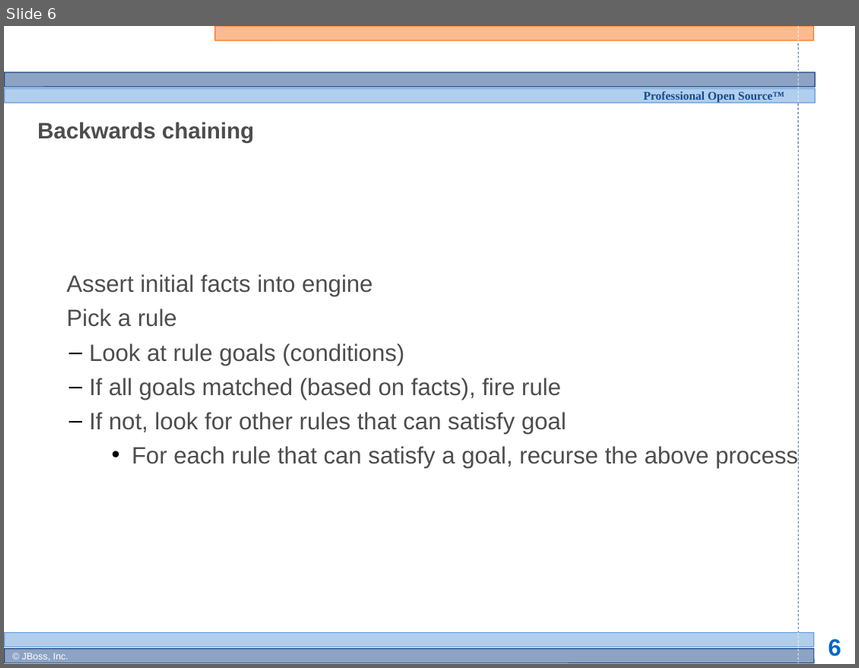
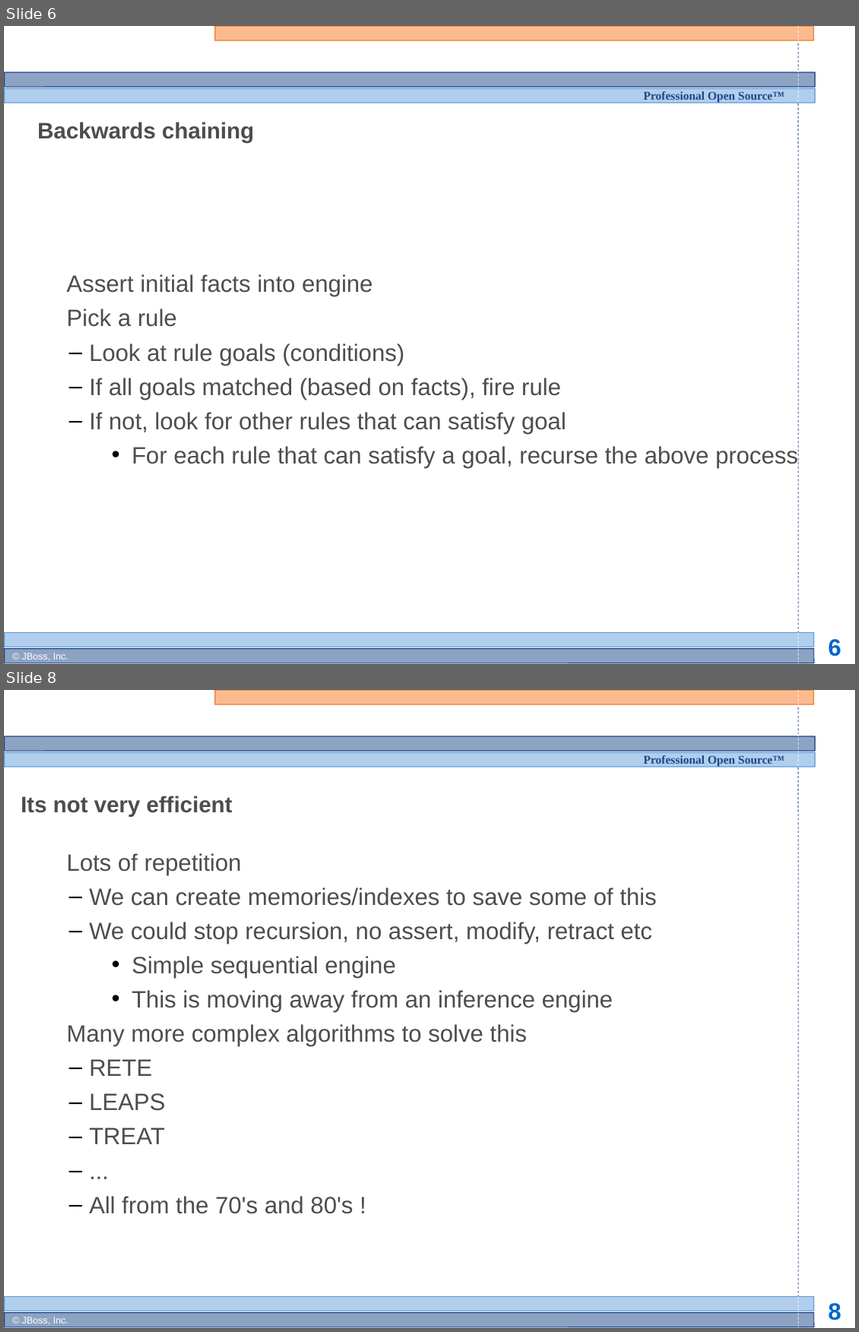
Before and after one commit to bobmcwhirter/drools, a slide deck: documentation/training/developers-course/Module 3 - Rule Engine Concepts 1.odp. Shown one above the other, each under a label of ours: slide 6 before the commit, slides 6 and 8 after it; the slides between them are not shown. The pictures are 859x668 and 859x1332 pixels, drawn with LibreOffice and Linux fonts; fonts in the diff are those of the drawing; background and template pictures are left out. Boxes give left, top, right and bottom in pixels: in the first picture for what was removed or moved away, otherwise in the second. Text is boxed around its words. In the diff, an @@ line names an element or a change of style, - is before the commit and + after.

```diff
--- a/documentation/training/developers-course/Module 3 - Rule Engine Concepts 1.odp
+++ b/documentation/training/developers-course/Module 3 - Rule Engine Concepts 1.odp
@@ slide 8 added at [4, 690, 855, 1328], background #FFFFFF; not listed: 13 template elements that a slide beside it also shows @@
@@ title added at [21, 796, 232, 817], 19 pt, text #4D4D4D, bold @@
+Its not very efficient
@@ subtitle added at [66, 853, 657, 1214], 20 pt, text #4D4D4D @@
+  Lots of repetition
+  – We can create memories/indexes to save some of this
+  – We could stop recursion, no assert, modify, retract etc
+    • Simple sequential engine
+    • This is moving away from an inference engine
+  Many more complex algorithms to solve this
+  – RETE
+  – LEAPS
+  – TREAT
+  – ...
+  – All from the 70's and 80's !
```
Also in this commit, not shown: 2 slides changed, 3 other slides added, 2 slides removed.
